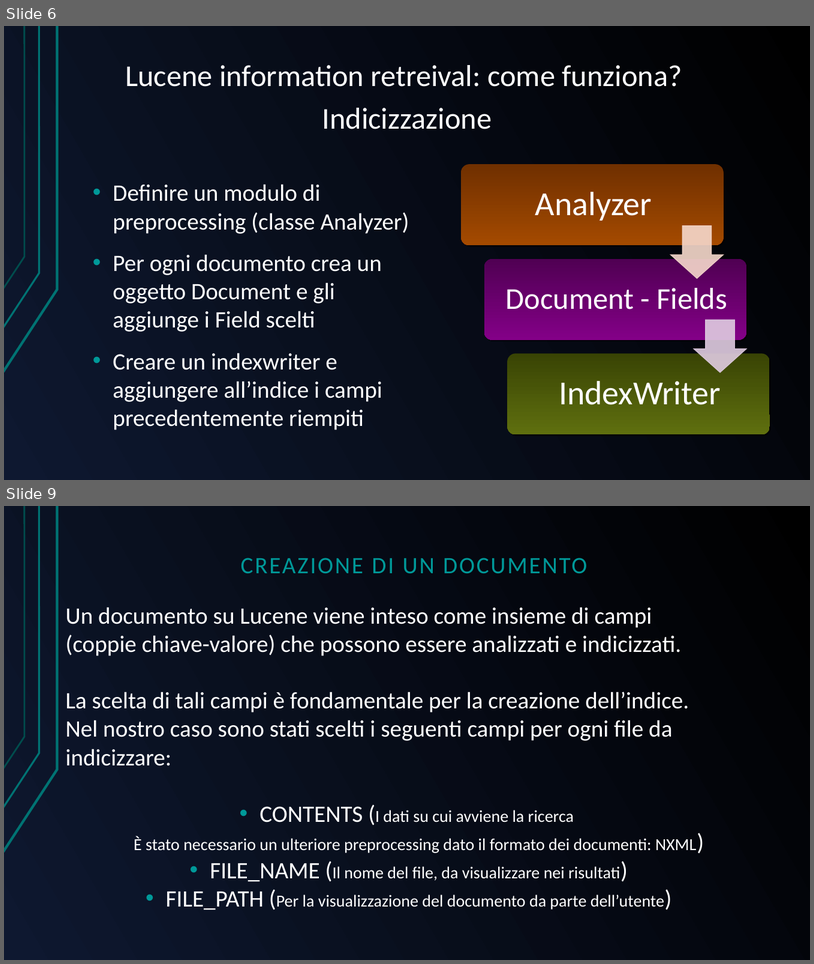
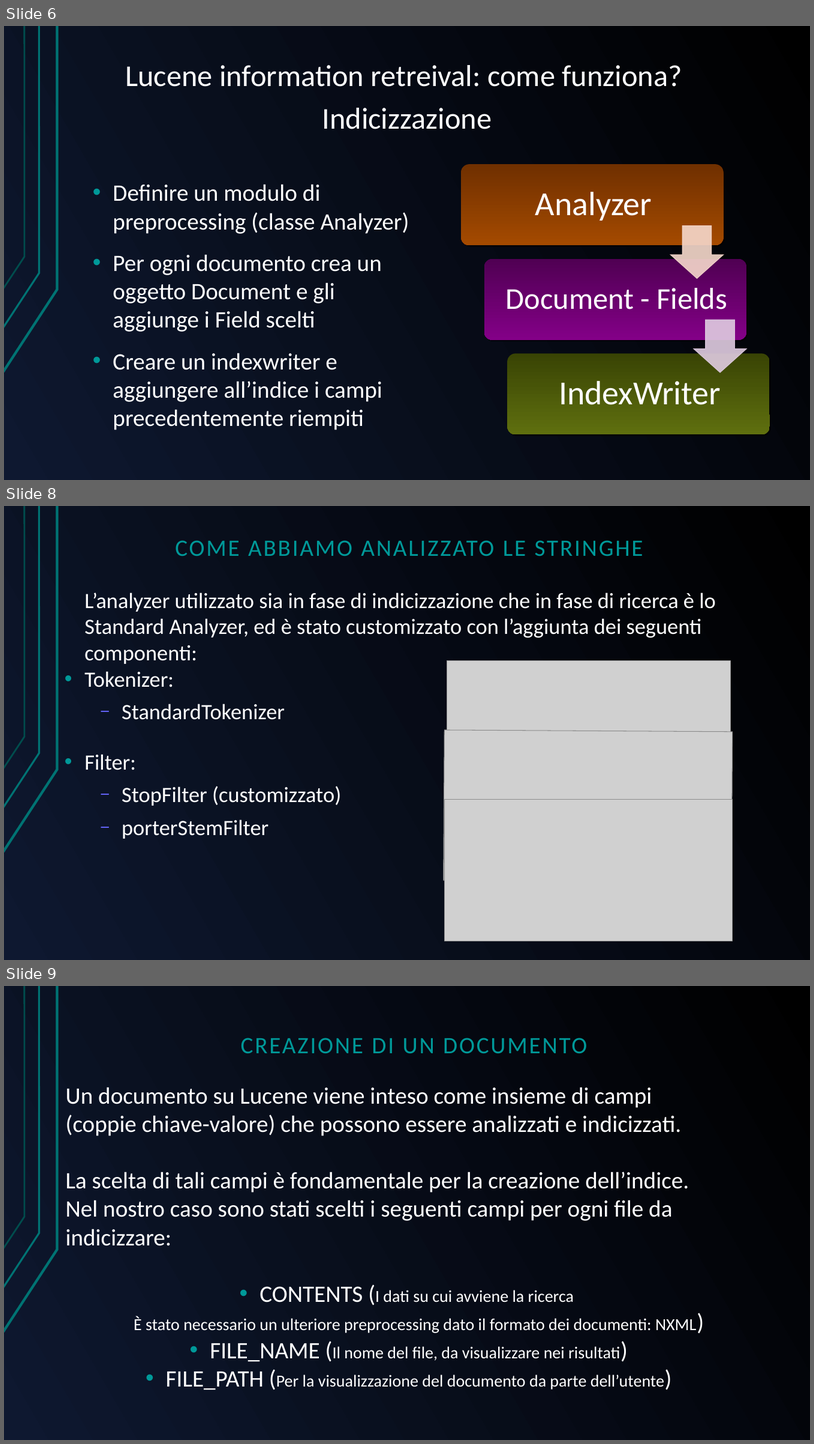
Before and after one commit to GreRagu/ProgettoGavi, a slide deck: Hegregio.odp. Shown one above the other, each under a label of ours: slides 6 and 9 before the commit, slides 6, 8 and 9 after it; the slides between them are not shown. The pictures are 814x964 and 814x1444 pixels, drawn with LibreOffice and Linux fonts; fonts in the diff are those of the drawing; grey boxes stand for pictures. Boxes give left, top, right and bottom in pixels: in the first picture for what was removed or moved away, otherwise in the second. Text is boxed around its words. In the diff, an @@ line names an element or a change of style, - is before the commit and + after.

```diff
--- a/Hegregio.odp
+++ b/Hegregio.odp
@@ slide 8 added at bbox=[4, 506, 810, 960], background gradient #000000 to #0E1830; not listed: 3 template elements that a slide beside it also shows @@
@@ text added at bbox=[175, 540, 644, 556], 28 pt, text #009999 @@
+COME ABBIAMO ANALIZZATO LE STRINGHE
@@ text added at bbox=[84, 592, 716, 770], 26 pt, text #FFFFFF @@
+L’analyzer utilizzato sia in fase di indicizzazione che in fase di ricerca è lo Standard Analyzer, ed è stato customizzato con l’aggiunta dei seguenti componenti:
+• Tokenizer:
+  − StandardTokenizer
+• Filter:
+  − StopFilter (customizzato)
+  − porterStemFilter
@@ picture added at bbox=[447, 660, 731, 732] @@
@@ picture added at bbox=[444, 730, 733, 881] @@
@@ picture added at bbox=[444, 799, 732, 940] @@
```
Also in this commit, not shown: 4 slides changed, 1 other slide added, 1 slide removed, 1 other file.
